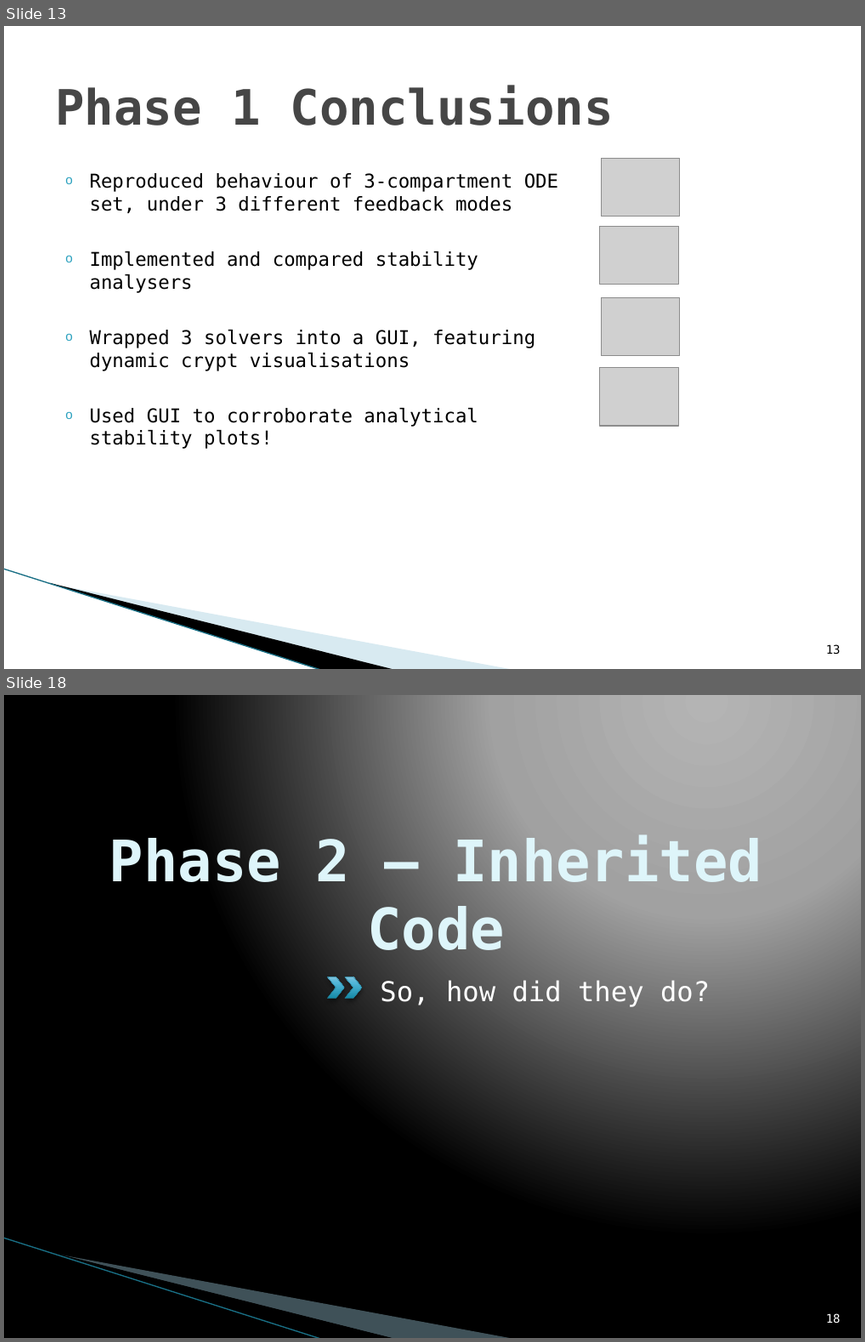
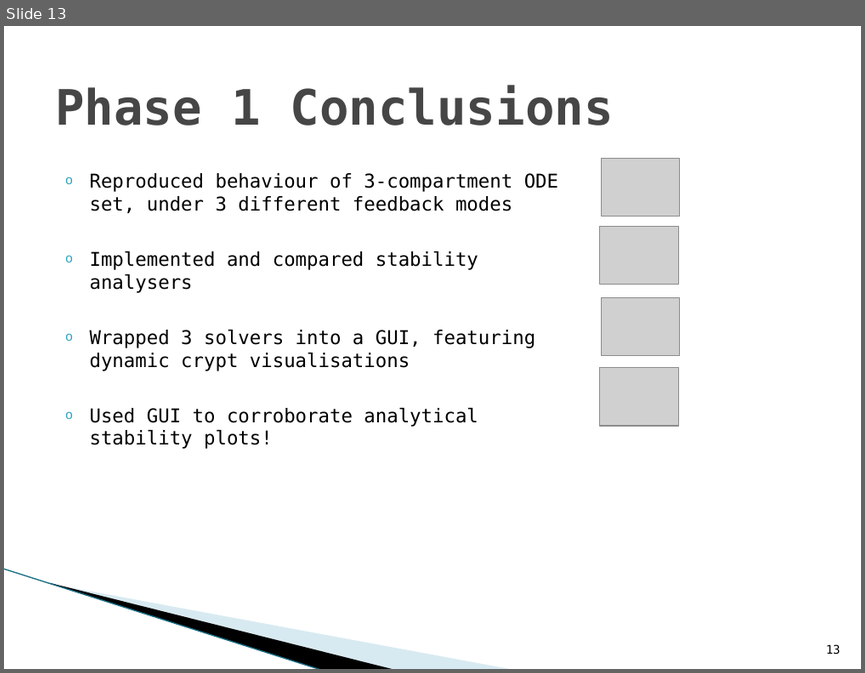
Before and after one commit to jleem10/GroupD_Phase2, a slide deck: PresentationPhase1.pptx. Shown one above the other, each under a label of ours: slides 13 and 18 before the commit, slide 13 after it; the slides between them are not shown. The pictures are 865x1342 and 865x673 pixels, drawn with LibreOffice and Linux fonts; fonts in the diff are those of the drawing; grey boxes stand for pictures; background and template pictures are left out. Boxes give left, top, right and bottom in pixels: in the first picture for what was removed or moved away, otherwise in the second. Text is boxed around its words. In the diff, an @@ line names an element or a change of style, - is before the commit and + after.

Commit message:
trimmed phase one presentation

```diff
--- a/PresentationPhase1.pptx
+++ b/PresentationPhase1.pptx
@@ slide 18 removed at [4,695,861,1338], background gradient #B4B4B4 to #A2A2A2 to #000000; not listed: 3 template elements that a slide beside it also shows @@
@@ title removed at [109,834,762,962] @@
-Phase 2 – Inherited Code
@@ chevron removed at [327,977,344,998] @@
@@ chevron removed at [345,977,362,998] @@
@@ text removed at [380,980,710,1006] @@
-So, how did they do?
@@ page number removed at [826,1313,840,1322] @@
-18
```
Also in this commit, not shown: 6 other slides removed.
